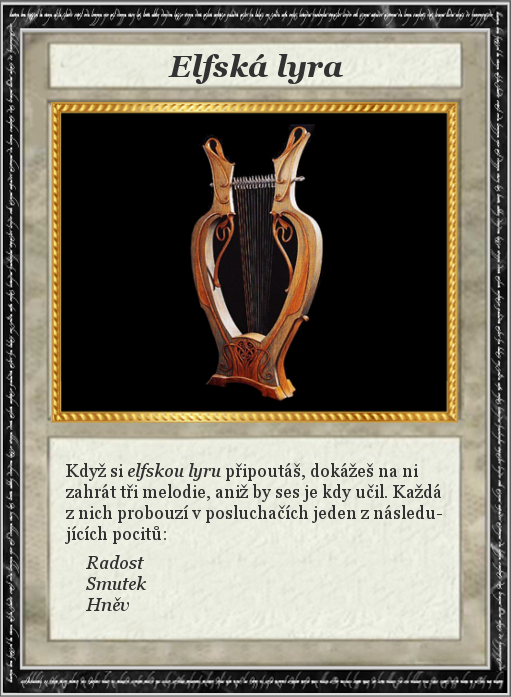
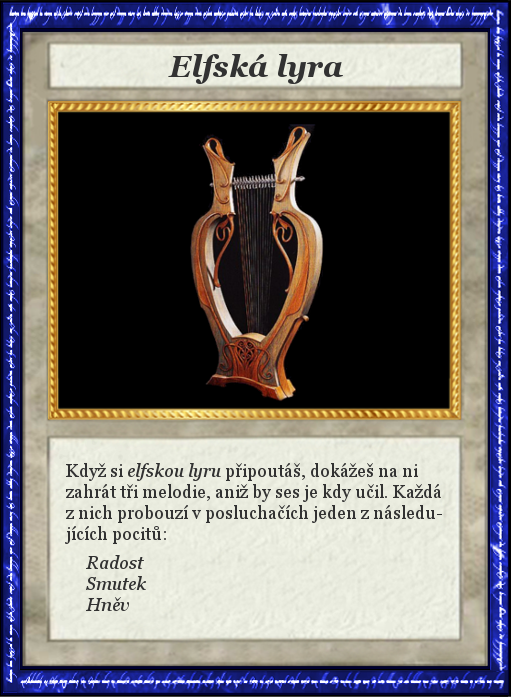
Layers edited between the first and the second (511, 697) image:
painted on "GoldenFrame" over [48, 101, 462, 423]
renamed "Rune copy" to "RuneFrame", painted on it over [0, 0, 511, 697]
